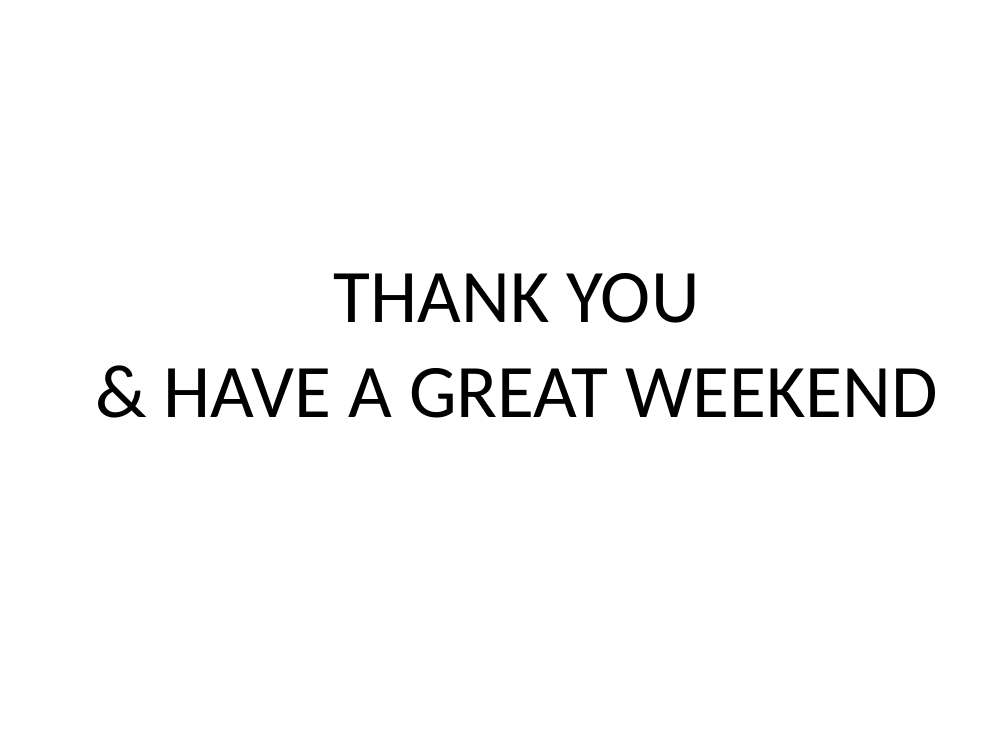
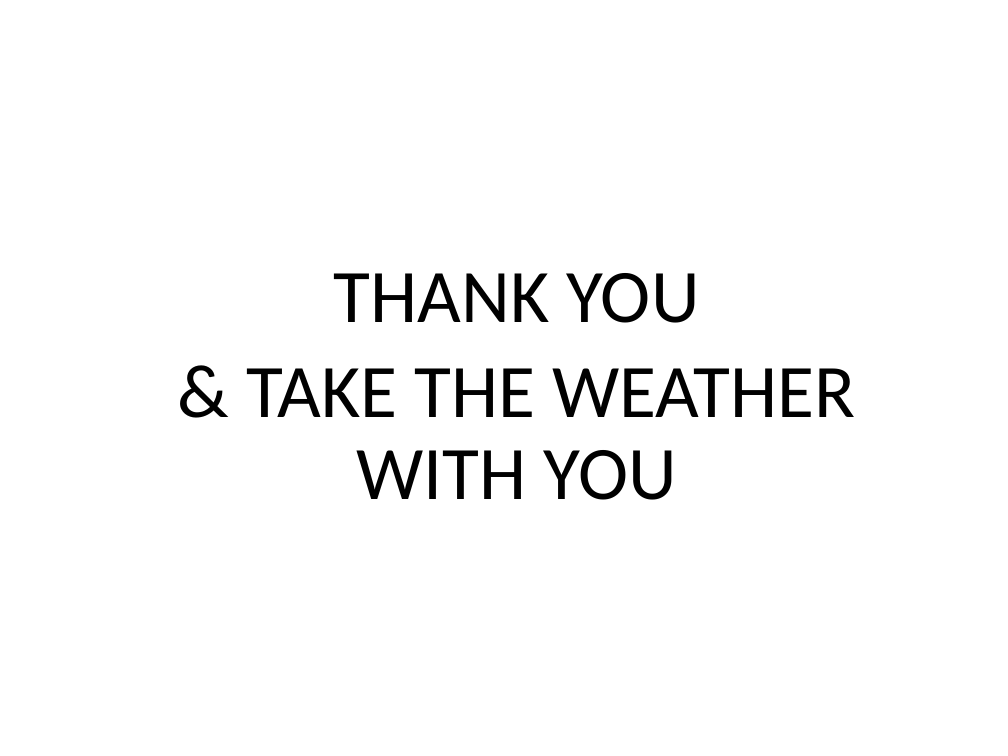
Before and after one commit to shamim1987/projectDeux, a slide deck: slide 10 of Project Deux.pptx (slide 9 before the commit). Drawn at 1008x756 pixels with LibreOffice and Linux fonts; fonts in the diff are those of the drawing; background and template pictures are left out. Boxes give left, top, right and bottom in pixels: in the first picture for what was removed or moved away, otherwise in the second. Text is boxed around its words. In the diff, an @@ line names an element or a change of style, - is before the commit and + after.

```diff
--- a/Project Deux.pptx
+++ b/Project Deux.pptx
@@ text at [247,368,855,500]: text changed @@
-& HAVE A GREAT WEEKEND
+& TAKE THE WEATHER WITH YOU
```
Also in this commit, not shown: 8 other slides changed, 1 slide added, 5 other files.
